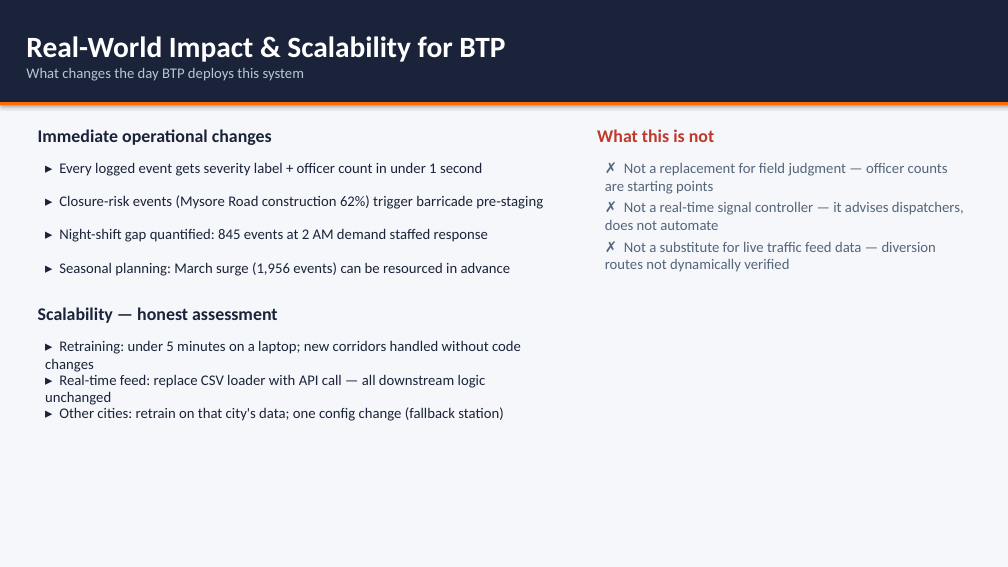
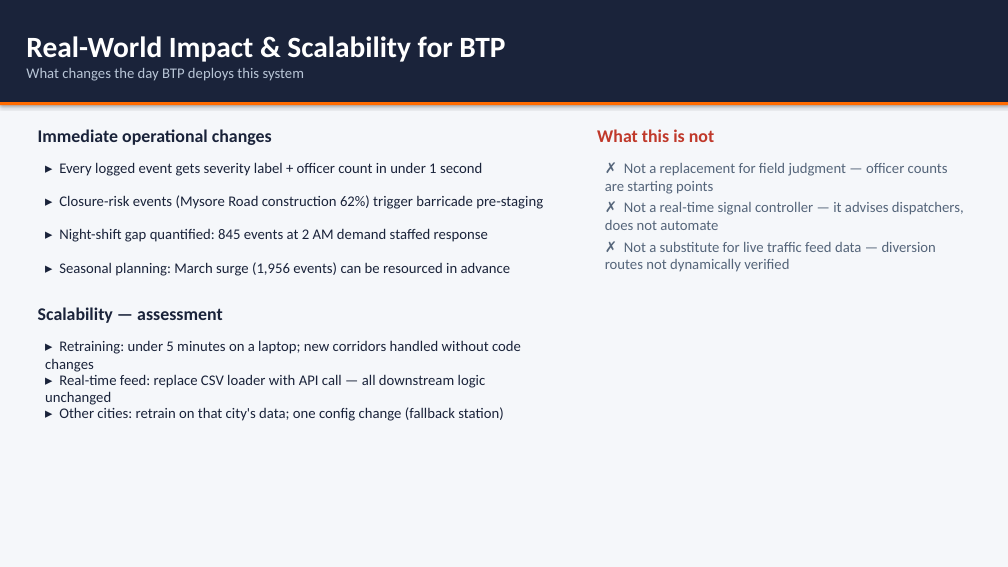
Before and after one commit to valletivarish/gridlock-round2, a slide deck: slide 10 of presentation.pptx. Drawn at 1008x567 pixels with LibreOffice and Linux fonts; fonts in the diff are those of the drawing. Boxes give left, top, right and bottom in pixels: in the first picture for what was removed or moved away, otherwise in the second. Text is boxed around its words. In the diff, an @@ line names an element or a change of style, - is before the commit and + after.

Commit message:
Refine documentation and presentation wording

```diff
--- a/presentation.pptx
+++ b/presentation.pptx
@@ text at (38, 307, 222, 323): text changed @@
-Scalability — honest assessment
+Scalability — assessment
```
Also in this commit, not shown: 1 other slide changed, 12 other files.
